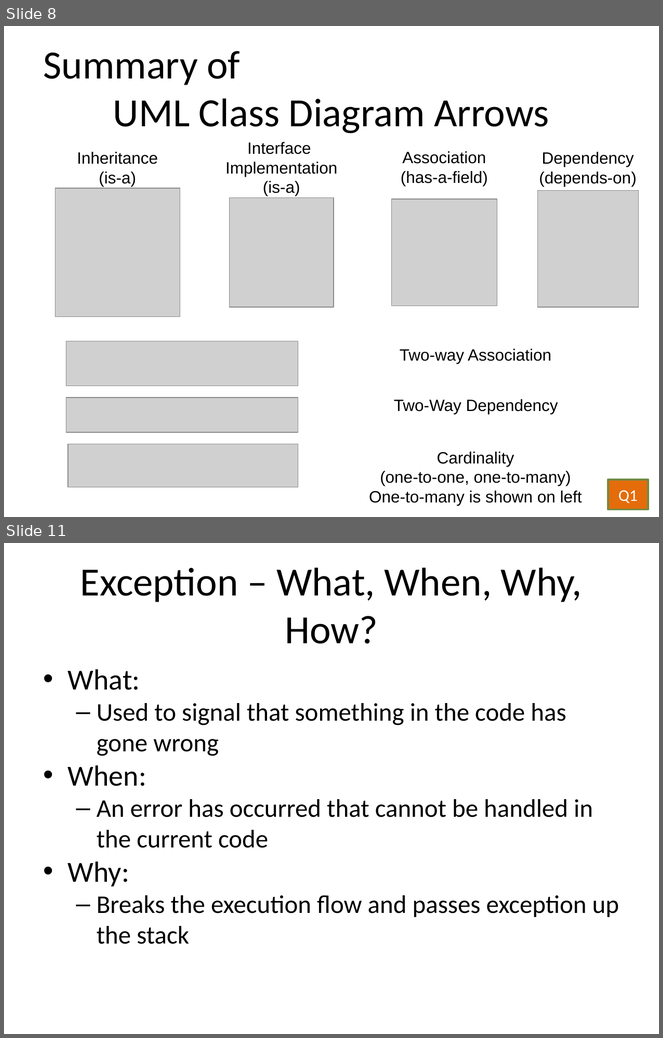
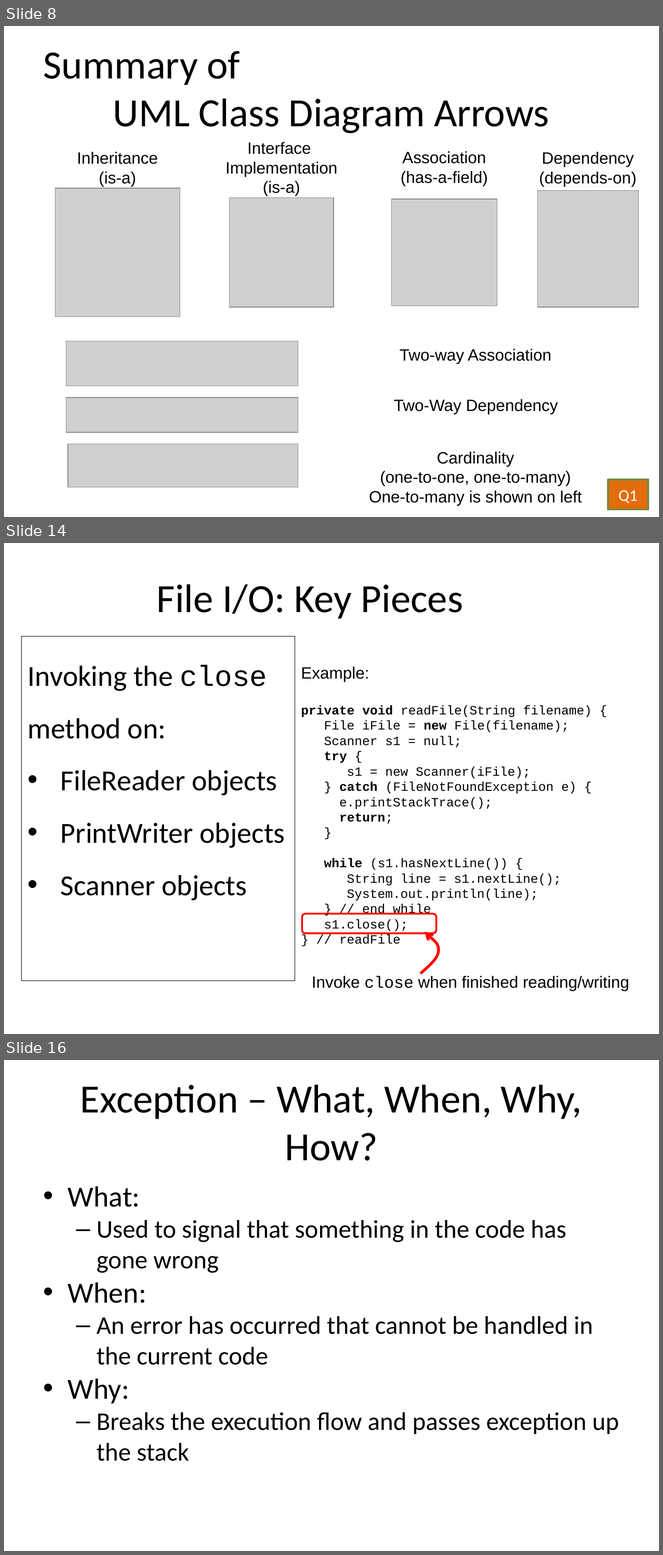
Before and after one commit to RHIT-CSSE/csse220, a slide deck: ClassMaterials/OOAndExceptions/Slides/OODFilesExceptions.pptx. Shown one above the other, each under a label of ours: slides 8 and 11 before the commit, slides 8, 14 and 16 after it; the slides between them are not shown. The pictures are 663x1038 and 663x1555 pixels, drawn with LibreOffice and Linux fonts; fonts in the diff are those of the drawing; grey boxes stand for pictures. Boxes give left, top, right and bottom in pixels: in the first picture for what was removed or moved away, otherwise in the second. Text is boxed around its words. In the diff, an @@ line names an element or a change of style, - is before the commit and + after.

```diff
--- a/ClassMaterials/OOAndExceptions/Slides/OODFilesExceptions.pptx
+++ b/ClassMaterials/OOAndExceptions/Slides/OODFilesExceptions.pptx
@@ slide 14 added at bbox=[4, 543, 659, 1034], background #FFFFFF @@
@@ text added at bbox=[157, 584, 463, 619], 44 pt, text #000000 @@
+File I/O: Key Pieces
@@ rectangle added at bbox=[21, 636, 294, 981], outline #000000 0.75 pt, 32 pt, text #000000 @@
+Invoking the close method on:
+• FileReader objects
+• PrintWriter objects
+• Scanner objects
@@ text added at bbox=[301, 667, 592, 944], 14 pt, text #000000 @@
+Example:
+private void readFile(String filename) {
+File iFile = new File(filename);
+Scanner s1 = null;
+try {
+s1 = new Scanner(iFile);
+} catch (FileNotFoundException e) {
+e.printStackTrace();
+return;
+}
+while (s1.hasNextLine()) {
+String line = s1.nextLine();
+System.out.println(line);
+} // end while
+s1.close();
+} // readFile
@@ rounded rectangle added at bbox=[302, 914, 437, 934], outline #FF0000 2 pt @@
@@ freeform shape added at bbox=[421, 932, 439, 974], outline #FF0000 3 pt @@
@@ text added at bbox=[312, 976, 630, 991], 18 pt, text #000000 @@
+Invoke close when finished reading/writing
@@ what was slide 11 is now slide 16 @@
```
Also in this commit, not shown: 11 slides changed, 7 other slides added, 3 slides removed.
